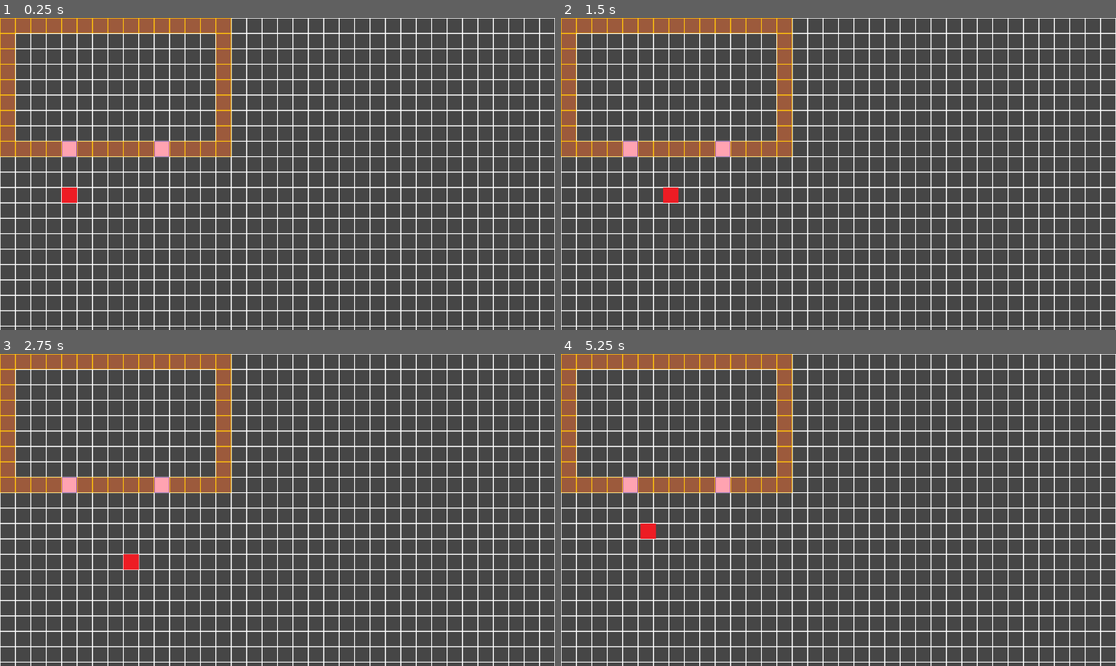
Above: before the commit, frames 1-4 (two rows, left to right).
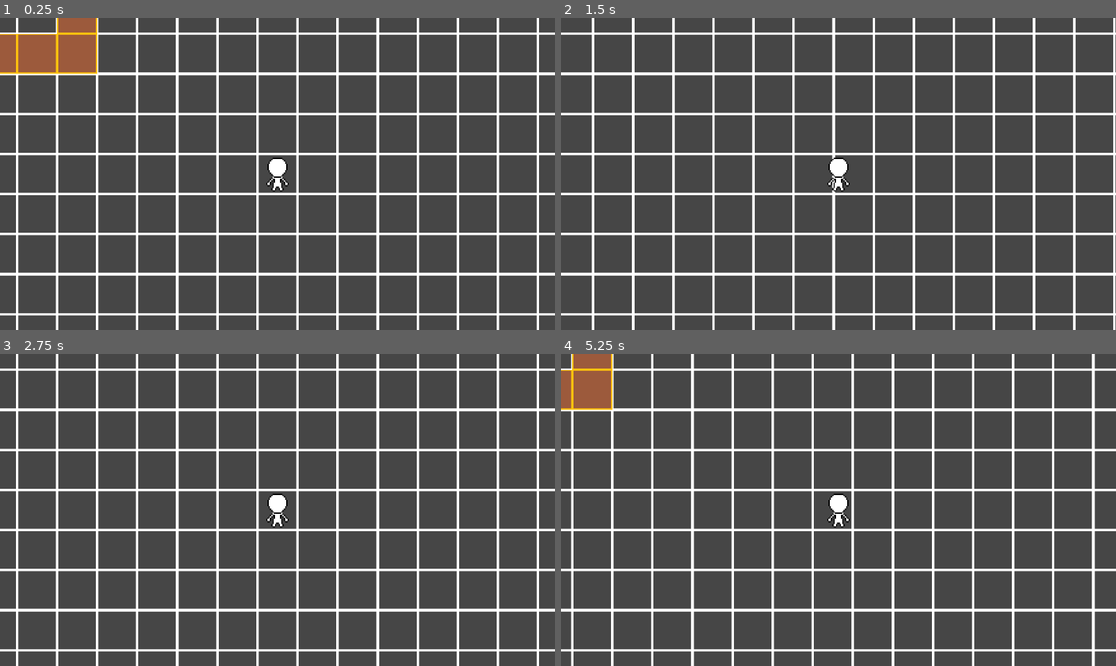
Above: after the commit, the same moments.

Repository: Tramar1/pkmncopia
Game: Godot game, scene res://overworld/telas_teste/teste_grid_movement.tscn
Two runs of this game, one before a commit and one after it. Both use one fixed random seed, a clock stepped at 60 frames per second and the inputs below.
Inputs:
- Up to frame 1 (0.25 s): no input
- Up to frame 2 (1.5 s): tap Enter at 0.5 s; hold D (DireitaQWERTY) 0.53-1.28 s; hold S (BaixoQWERTY) from 1.28 s (still down)
- Up to frame 3 (2.75 s): release S (BaixoQWERTY) at 2.03 s; hold D (DireitaQWERTY) from 2.03 s (still down)
- Up to frame 4 (5.25 s): release D (DireitaQWERTY) at 2.78 s; hold W (CimaQWERTY) 2.78-3.53 s; hold A (EsquerdaQWERTY) 3.53-5.03 s; hold S (BaixoQWERTY) from 5.03 s (still down)

The runs differ from the first frame. In frame 1, 33% of the frame differs, in the area x 0-100%, y 0-100%; in frame 2, 32%; in frame 3, 32%; in frame 4, 32%.

Commit message:
Câmera
Adicionei uma câmera para seguir o personagem. Em salas onde eu quero q ela pare em certo momento é só adicionar um limite

Diff:
--- a/overworld/personagens/player.tscn
+++ b/overworld/personagens/player.tscn
@@ -1,7 +1,7 @@
 [gd_scene load_steps=4 format=3 uid="uid://kq3tky1xend2"]
 
 [ext_resource type="Script" uid="uid://d0feap4cl4mdh" path="res://overworld/personagens/player.gd" id="1_0qsxf"]
-[ext_resource type="Texture2D" uid="uid://cerlgvyijyp2" path="res://placeholders_sprites/player.png" id="2_hj5mu"]
+[ext_resource type="Texture2D" uid="uid://c0yv8k3ha0132" path="res://placeholders_sprites/player_masc1.png" id="2_0qsxf"]
 
 [sub_resource type="RectangleShape2D" id="RectangleShape2D_hqtel"]
 size = Vector2(30, 30)
@@ -12,7 +12,8 @@
 script = ExtResource("1_0qsxf")
 
 [node name="sprite_player" type="Sprite2D" parent="."]
-texture = ExtResource("2_hj5mu")
+texture_filter = 1
+texture = ExtResource("2_0qsxf")
 
 [node name="CollisionShape2D" type="CollisionShape2D" parent="."]
 shape = SubResource("RectangleShape2D_hqtel")
--- a/overworld/telas_teste/teste_grid_movement.tscn
+++ b/overworld/telas_teste/teste_grid_movement.tscn
@@ -43,12 +43,16 @@
 script = SubResource("GDScript_n3236")
 
 [node name="TileMap" type="TileMap" parent="."]
+texture_filter = 1
 tile_set = SubResource("TileSet_n3236")
 format = 2
 layer_0/tile_data = PackedInt32Array(0, 2, 0, 65536, 2, 0, 131072, 2, 0, 196608, 2, 0, 262144, 2, 0, 327680, 2, 0, 3932 …(10491 unchanged characters)…
 
 [node name="player" parent="." instance=ExtResource("4_vdn1d")]
-position = Vector2(144, 368)
+position = Vector2(624, 368)
+
+[node name="Camera2D" type="Camera2D" parent="player"]
+zoom = Vector2(2.6, 2.6)
 
 [node name="portas" type="Node2D" parent="."]
 
--- a/overworld/telas_teste/teste_trocar_cena.tscn
+++ b/overworld/telas_teste/teste_trocar_cena.tscn
@@ -38,6 +38,7 @@
 [node name="casa" type="Node2D"]
 
 [node name="TileMap" type="TileMap" parent="."]
+texture_filter = 1
 position = Vector2(1, 1)
 tile_set = SubResource("TileSet_atlm5")
 format = 2
@@ -45,6 +46,9 @@
 
 [node name="player" parent="." instance=ExtResource("4_1uuaa")]
 position = Vector2(687, 204)
+
+[node name="Camera2D" type="Camera2D" parent="player"]
+zoom = Vector2(2.6, 2.6)
 
 [node name="portas" type="Node2D" parent="."]
 
Binary file added: placeholders_sprites/player_masc1.png
Not shown, added: placeholders_sprites/player_masc1.png.import
